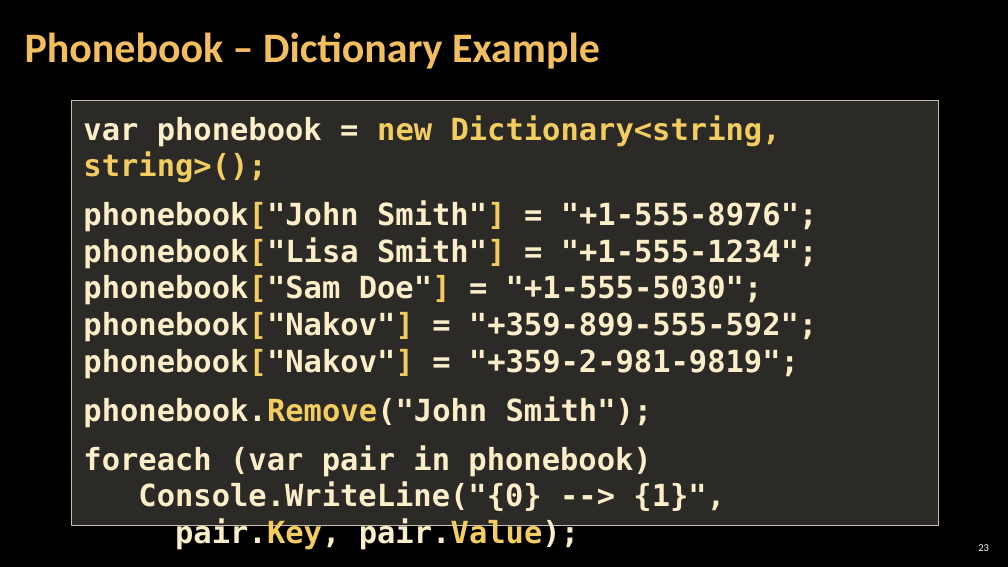
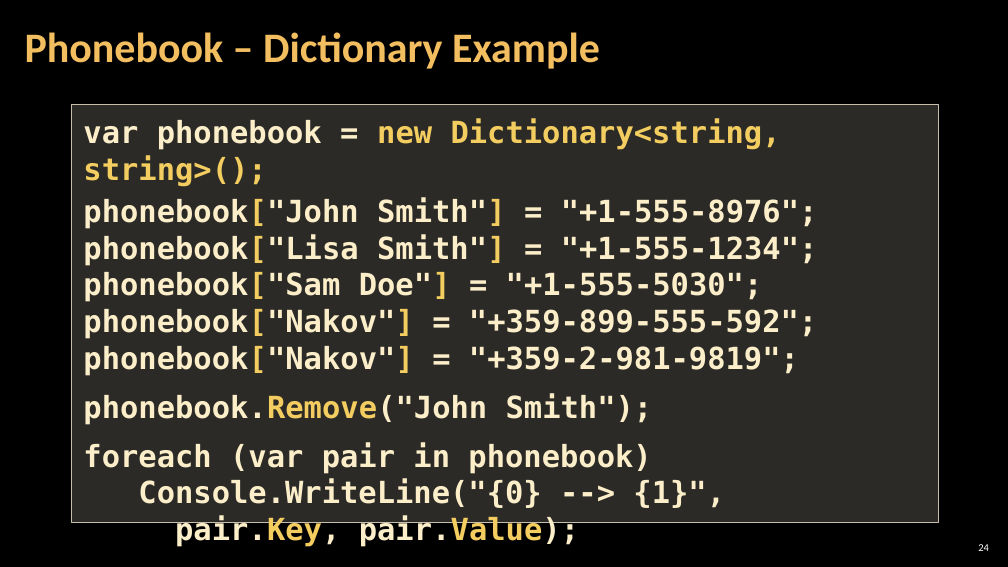
Before and after one commit to RevoRBE/Programming-Fundamentals, a slide deck: slide 24 of 00 Resources/05. Programming-Fundamentals-Strings-Dictionaries-Lambda-and-LINQ.pptx (slide 23 before the commit). Drawn at 1008x567 pixels with LibreOffice and Linux fonts; fonts in the diff are those of the drawing; background and template pictures are left out. Boxes give left, top, right and bottom in pixels: in the first picture for what was removed or moved away, otherwise in the second. Text is boxed around its words. In the diff, an @@ line names an element or a change of style, - is before the commit and + after.

```diff
--- a/00 Resources/05. Programming-Fundamentals-Strings-Dictionaries-Lambda-and-LINQ.pptx
+++ b/00 Resources/05. Programming-Fundamentals-Strings-Dictionaries-Lambda-and-LINQ.pptx
@@ text in rectangle at (x1=83, y1=198, x2=818, y2=265): less space between paragraphs @@
@@ page number at (x1=978, y1=544, x2=989, y2=551): text changed @@
-23
+24
```
Also in this commit, not shown: 18 other slides changed, 1 slide added, 7 other files.
